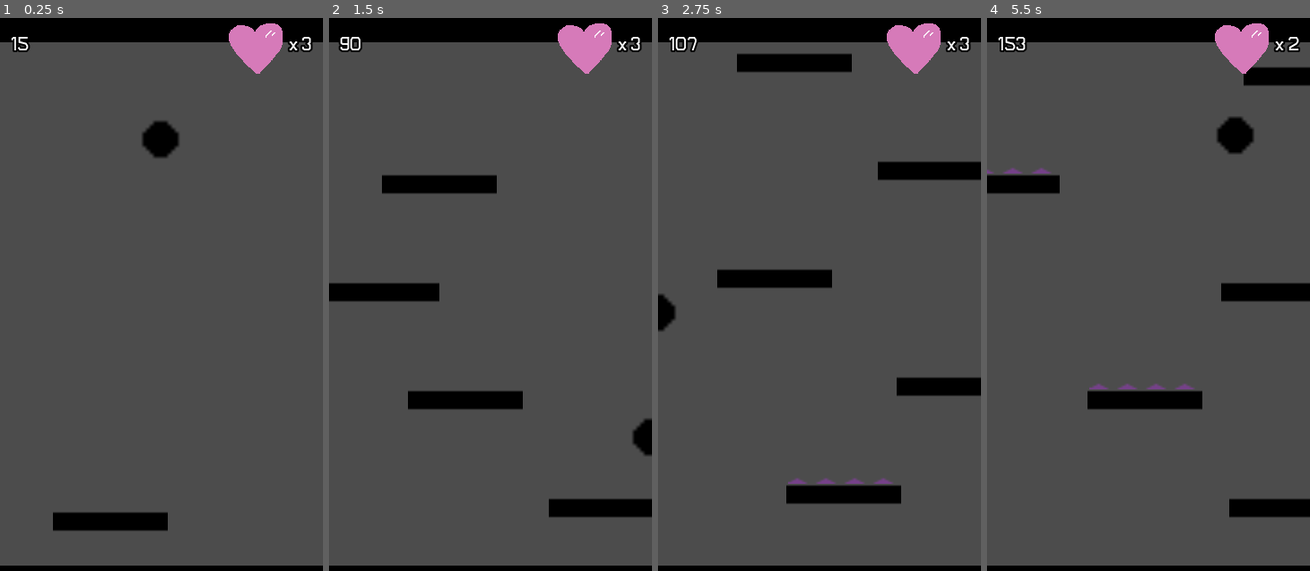
Above: before the commit, frames 1-4 (left to right).
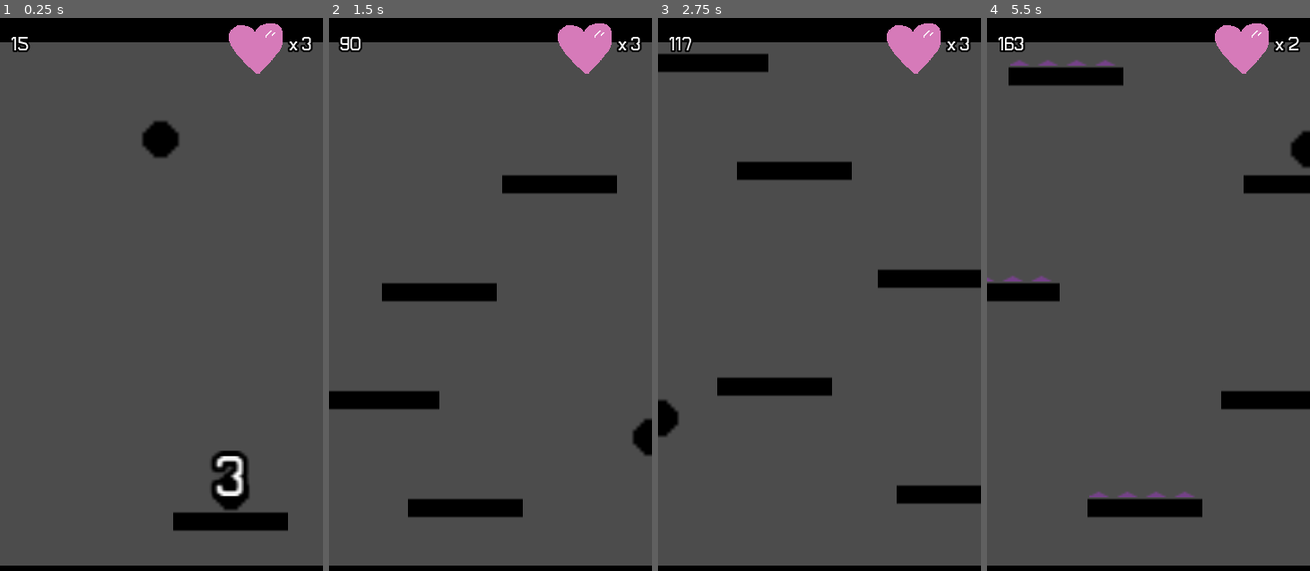
Above: after the commit, the same moments.

Repository: fralcalde/RapidRoll
Game: Godot game, scene res://Scenes/Main.tscn
Same seed, same stepped clock (60 frames per second), same inputs: the game is played once before the commit and once after it.
Inputs:
- Up to frame 1 (0.25 s): no input
- Up to frame 2 (1.5 s): hold Right (ui_right) from 0.53 s (still down)
- Up to frame 3 (2.75 s): release Right (ui_right) at 2.03 s; hold Left (ui_left) from 2.03 s (still down)
- Up to frame 4 (5.5 s): release Left (ui_left) at 2.78 s; hold Right (ui_right) 2.78-4.28 s; hold Left (ui_left) 4.28-5.03 s; hold Right (ui_right) from 5.03 s (still down)

The runs differ from the first frame. In frame 1, 3.3% of the frame differs, in the area x 16-90%, y 78-93%; in frame 2, 7.3%; in frame 3, 11%, in the area x 0-100%, y 3-88%; in frame 4, 10%.

Commit message:
Agregada plataforma de player spawn

Diff:
--- a/Scenes/Platforms/PlataformPlayerSpawner.tscn
+++ b/Scenes/Platforms/PlataformPlayerSpawner.tscn
@@ -1,12 +1,82 @@
-[gd_scene load_steps=4 format=2]
+[gd_scene load_steps=8 format=2]
 
 [ext_resource path="res://Scripts/Platforms/PlataformPlayerSpawner.gd" type="Script" id=1]
 [ext_resource path="res://Imagenes/Barra.png" type="Texture" id=2]
+[ext_resource path="res://Imagenes/Player.png" type="Texture" id=3]
+[ext_resource path="res://Themes/hud_theme.tres" type="Theme" id=4]
 
 [sub_resource type="RectangleShape2D" id=1]
 extents = Vector2( 64, 10 )
 
+[sub_resource type="Animation" id=2]
+resource_name = "COUNTDOWN"
+length = 1.4
+tracks/0/type = "value"
+tracks/0/path = NodePath("Label:text")
+tracks/0/interp = 1
+tracks/0/loop_wrap = true
+tracks/0/imported = false
+tracks/0/enabled = true
+tracks/0/keys = {
+"times": PoolRealArray( 0, 0.5, 1, 1.4 ),
+"transitions": PoolRealArray( 1, 1, 1, 1 ),
+"update": 1,
+"values": [ "3", "2", "1", "" ]
+}
+tracks/1/type = "value"
+tracks/1/path = NodePath("Label:rect_scale")
+tracks/1/interp = 1
+tracks/1/loop_wrap = true
+tracks/1/imported = false
+tracks/1/enabled = false
+tracks/1/keys = {
+"times": PoolRealArray( 0, 0.4, 0.5, 0.9, 1, 1.4 ),
+"transitions": PoolRealArray( 1, 1, 1, 1, 1, 1 ),
+"update": 0,
+"values": [ Vector2( 3, 3 ), Vector2( 0.1, 0.1 ), Vector2( 3, 3 ), Vector2( 0.1, 0.1 ), Vector2( 3, 3 ), Vector2( 0.1, 0.1 ) ]
+}
+tracks/2/type = "value"
+tracks/2/path = NodePath("PlayerSpawn:visible")
+tracks/2/interp = 1
+tracks/2/loop_wrap = true
+tracks/2/imported = false
+tracks/2/enabled = true
+tracks/2/keys = {
+"times": PoolRealArray( 0, 1.4 ),
+"transitions": PoolRealArray( 1, 1 ),
+"update": 1,
+"values": [ true, false ]
+}
+
+[sub_resource type="Animation" id=3]
+length = 0.001
+tracks/0/type = "value"
+tracks/0/path = NodePath("Label:text")
+tracks/0/interp = 1
+tracks/0/loop_wrap = true
+tracks/0/imported = false
+tracks/0/enabled = true
+tracks/0/keys = {
+"times": PoolRealArray( 0 ),
+"transitions": PoolRealArray( 1 ),
+"update": 0,
+"values": [ "2" ]
+}
+tracks/1/type = "value"
+tracks/1/path = NodePath("Label:rect_scale")
+tracks/1/interp = 1
+tracks/1/loop_wrap = true
+tracks/1/imported = false
+tracks/1/enabled = true
+tracks/1/keys = {
+"times": PoolRealArray( 0 ),
+"transitions": PoolRealArray( 1 ),
+"update": 0,
+"values": [ Vector2( 3, 3 ) ]
+}
+
 [node name="Plataforma" type="StaticBody2D"]
+position = Vector2( 1, 0 )
 collision_mask = 0
 script = ExtResource( 1 )
 __meta__ = {
@@ -19,3 +89,25 @@
 
 [node name="CollisionShape2D" type="CollisionShape2D" parent="."]
 shape = SubResource( 1 )
+
+[node name="PlayerSpawn" type="Sprite" parent="."]
+position = Vector2( 0, -33 )
+scale = Vector2( 4, 4 )
+texture = ExtResource( 3 )
+
+[node name="AnimationPlayer" type="AnimationPlayer" parent="."]
+anims/COUNTDOWN = SubResource( 2 )
+anims/RESET = SubResource( 3 )
+
+[node name="Label" type="Label" parent="."]
+margin_left = -20.0
+margin_top = -60.0
+margin_right = 20.0
+margin_bottom = -38.0
+rect_scale = Vector2( 3, 3 )
+rect_pivot_offset = Vector2( 20, 9.66667 )
+theme = ExtResource( 4 )
+text = "2"
+align = 1
+
+[connection signal="animation_finished" from="AnimationPlayer" to="." method="_on_AnimationPlayer_animation_finished"]
--- a/Scenes/Player.tscn
+++ b/Scenes/Player.tscn
@@ -3,9 +3,6 @@
 [ext_resource path="res://Scripts/Player.gd" type="Script" id=1]
 [ext_resource path="res://Imagenes/Player.png" type="Texture" id=2]
 [ext_resource path="res://Scripts/HurtBox.gd" type="Script" id=3]
-
-[sub_resource type="CircleShape2D" id=1]
-radius = 6.00521
 
 [sub_resource type="SpriteFrames" id=2]
 animations = [ {
@@ -15,26 +12,30 @@
 "speed": 5.0
 } ]
 
+[sub_resource type="CircleShape2D" id=1]
+radius = 20.025
+
 [sub_resource type="CircleShape2D" id=3]
-radius = 6.0208
+radius = 17.0074
 
 [node name="Player" type="KinematicBody2D"]
-scale = Vector2( 4, 4 )
 collision_layer = 0
 script = ExtResource( 1 )
 __meta__ = {
 "_edit_group_": true
 }
 
+[node name="AnimatedSprite" type="AnimatedSprite" parent="."]
+scale = Vector2( 4, 4 )
+frames = SubResource( 2 )
+animation = "Idle"
+
 [node name="CollisionShape2D" type="CollisionShape2D" parent="."]
 shape = SubResource( 1 )
-
-[node name="AnimatedSprite" type="AnimatedSprite" parent="."]
-frames = SubResource( 2 )
-animation = "Idle"
 
 [node name="HurtBox" type="Area2D" parent="."]
 script = ExtResource( 3 )
 
 [node name="CollisionShape2D" type="CollisionShape2D" parent="HurtBox"]
+position = Vector2( 0, 3.5 )
 shape = SubResource( 3 )
--- a/Scripts/Platforms/PlataformPlayerSpawner.gd
+++ b/Scripts/Platforms/PlataformPlayerSpawner.gd
@@ -2,16 +2,17 @@
 extends Platform
 
 
-# Declare member variables here. Examples:
-# var a = 2
-# var b = "text"
+signal spawn_player(position)
+
+
+onready var anim_player = $AnimationPlayer
 
 
 # Called when the node enters the scene tree for the first time.
 func _ready():
-	pass # Replace with function body.
+	anim_player.play('COUNTDOWN')
 
 
-# Called every frame. 'delta' is the elapsed time since the previous frame.
-#func _process(delta):
-#	pass
+func _on_AnimationPlayer_animation_finished(anim_name):
+	if anim_name == 'COUNTDOWN':
+		emit_signal('spawn_player', $PlayerSpawn.global_position)
--- a/Scripts/Platforms/Platform.gd
+++ b/Scripts/Platforms/Platform.gd
@@ -5,14 +5,11 @@
 export var speed = 300
 
 
-func _ready():
-	pass # Replace with function body.
-
-
 func _physics_process(delta):
 	position.y -= speed * delta
 	fuera_de_pantalla()
 
+
 func fuera_de_pantalla():
 	if position.y < 50:
 		queue_free()
--- a/Scripts/PlatformsSpawner.gd
+++ b/Scripts/PlatformsSpawner.gd
@@ -6,11 +6,11 @@
 export var platforms = {
 	'PLAT': {'scene': preload("res://Scenes/Platforms/Platform.tscn"), 'weight': 8.0},
 	'PLAT_PINCHOS': {'scene': preload("res://Scenes/Platforms/PlatformPinchos.tscn"), 'weight': 2.0},
-	#'PLAT_PLAYER': {'scene': preload("res://Scenes/PlataformPlayer.tscn"), 'weight': 0.0},
+	'PLAT_PLAYER_SPAWNER': {'scene': preload("res://Scenes/Platforms/PlataformPlayerSpawner.tscn"), 'weight': 0.0},
 }
 
 
-var next_platforms: Array = []
+var next_platforms: Array = ['PLAT_PLAYER_SPAWNER']
 
 
 func _ready():
